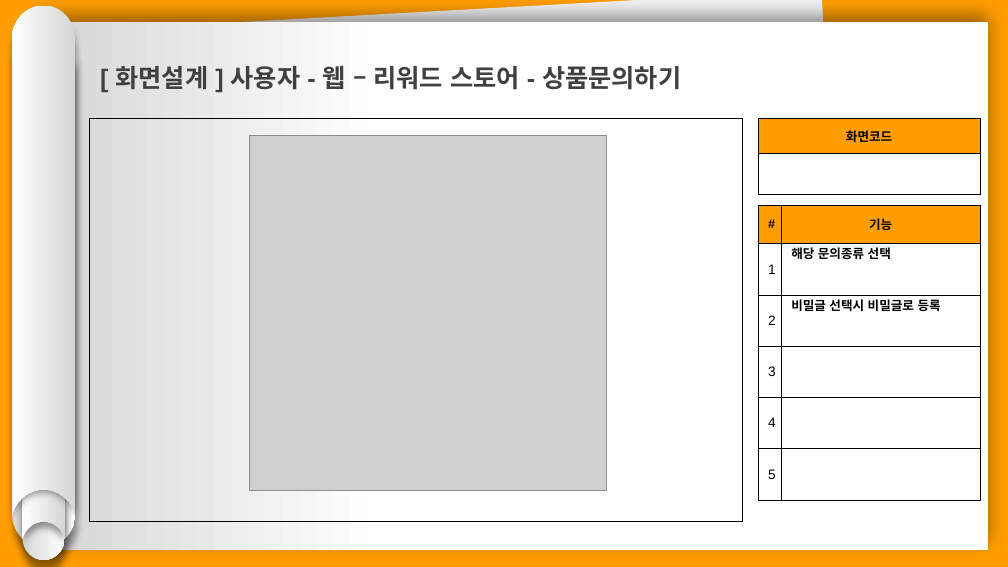
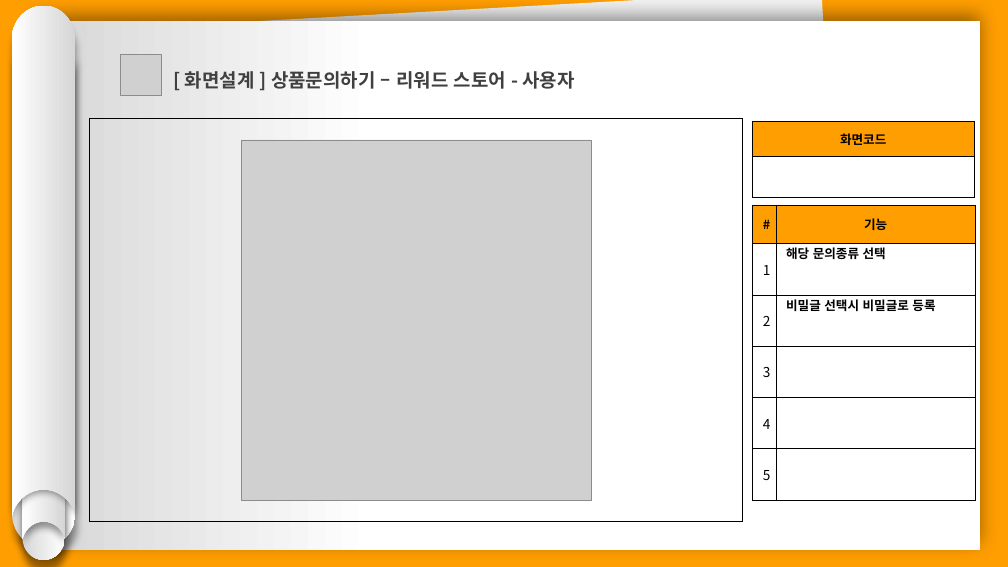
Before and after one commit to hhsw07/ezen-academy-projects, a slide deck: slide 5 of 0 발표용 파워포인트/project06 - 파워포인트 종합 - 기범.pptx. Drawn at 1008x567 pixels with LibreOffice and Linux fonts; fonts in the diff are those of the drawing; grey boxes stand for pictures. Boxes give left, top, right and bottom in pixels: in the first picture for what was removed or moved away, otherwise in the second. Text is boxed around its words. In the diff, an @@ line names an element or a change of style, - is before the commit and + after.

```diff
--- a/0 발표용 파워포인트/project06 - 파워포인트 종합 - 기범.pptx
+++ b/0 발표용 파워포인트/project06 - 파워포인트 종합 - 기범.pptx
@@ rectangle: place and size @@
-rectangle at <box>44,22,989,551</box>
+rectangle at <box>36,21,981,550</box>
@@ picture added at <box>120,54,162,96</box> @@
@@ text at <box>185,71,574,89</box>: text changed; size 24 to 18 pt; font Arial to Noto Sans CJK KR @@
-[ 화면설계 ] 사용자 - 웹 – 리워드 스토어 - 상품문의하기
+[ 화면설계 ] 상품문의하기 – 리워드 스토어 - 사용자
@@ picture: place and size @@
-picture at <box>250,136,607,491</box>
+picture at <box>241,140,591,500</box>
@@ table at <box>752,122,975,197</box> @@
@@ font Arial to Noto Sans CJK KR @@
@@ table: place and size @@
-table at <box>758,119,981,194</box>
+table at <box>752,122,975,197</box>
@@ table at <box>753,205,975,500</box> @@
@@ font Arial to Noto Sans CJK KR @@
@@ table: place and size @@
-table at <box>758,205,981,500</box>
+table at <box>753,205,975,500</box>
```
Also in this commit, not shown: 11 other slides changed, 1 slide removed.
